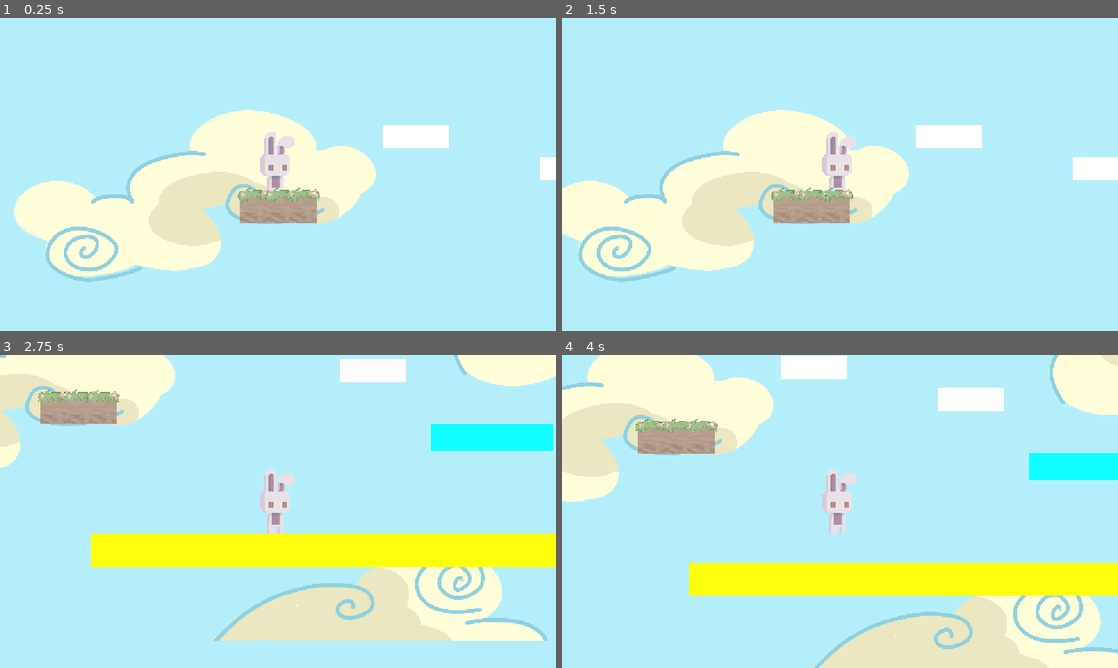
Above: before the commit, frames 1-4 (two rows, left to right).
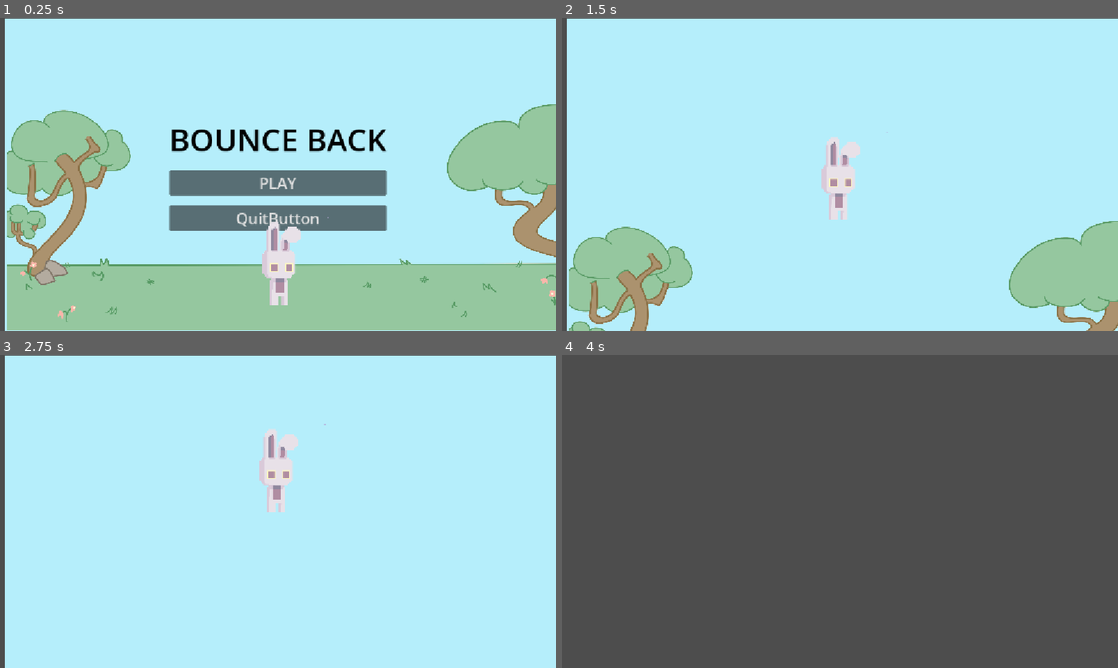
Above: after the commit, the same moments.

Repository: cyberangelina6/bounce-back-gamejam
Game: Godot game, scene res://homescreen.tscn
Same seed, same stepped clock (60 frames per second), same inputs: the game is played once before the commit and once after it. Before the commit the project starts from res://level1.tscn.
Inputs (mouse positions are in pixels of both pictures, inside the frame that each line leads up to):
- Up to frame 1 (0.25 s): no input
- Up to frame 2 (1.5 s): click (840, 183) at 0.5 s, where only the run after the commit has a clickable "PLAY"; hold Right (ui_right) from 1.28 s (still down)
- Up to frame 3 (2.75 s): keep holding Right (ui_right); tap W (jump) at 1.52, 2.27 s
- Up to frame 4 (4 s): release Right (ui_right) at 2.78 s; hold Left (ui_left) 2.78-3.53 s; hold Right (ui_right) from 3.53 s (still down); tap W (jump) at 3.77 s

The runs differ from the first frame. In frame 1, 54% of the frame differs, in the area x 0-100%, y 0-100%; in frame 2, 28%; in frame 3, 32%; in frame 4, 100%.

Commit message:
fixing again

Diff:
--- /dev/null
+++ b/homescreen.gd
@@ -0,0 +1,24 @@
+extends Control
+
+@onready var scenery = $Scenery
+@onready var bunny = $Bunny
+
+func _ready():
+	$VBoxContainer/PlayButton.pressed.connect(_on_play)
+	$VBoxContainer/QuitButton.pressed.connect(_on_quit)
+
+func _on_play():
+	$VBoxContainer/PlayButton.disabled = true
+	$VBoxContainer/QuitButton.disabled = true
+	var tween = create_tween().set_parallel(true)
+	tween.tween_property($VBoxContainer, "modulate:a", 0.0, 0.5)
+	tween.tween_property(bunny, "position", Vector2(576, 324), 1.2).set_trans(Tween.TRANS_QUAD).set_ease(Tween.EASE_OUT)
+	tween.tween_property(scenery, "position:y", scenery.position.y + 900.0, 1.8).set_trans(Tween.TRANS_QUAD).set_ease(Tween.EASE_IN)
+	await tween.finished
+	var fly = create_tween()
+	fly.tween_property(bunny, "position:y", -300.0, 1.0).set_trans(Tween.TRANS_QUAD).set_ease(Tween.EASE_IN)
+	await fly.finished
+	get_tree().change_scene_to_file("res://node_2d.tscn")
+
+func _on_quit():
+	get_tree().quit()
--- a/project.godot
+++ b/project.godot
@@ -10,7 +10,7 @@
 
 [application]
 
-run/main_scene="uid://bv1t612rvs28l"
+run/main_scene="uid://dpg2dyh8u8tlb"
 config/features=PackedStringArray("4.7")
 
 [display]
Not shown, added: homescreen.gd.uid
Not shown: 1 places in homescreen.tscn that only renumber resources
